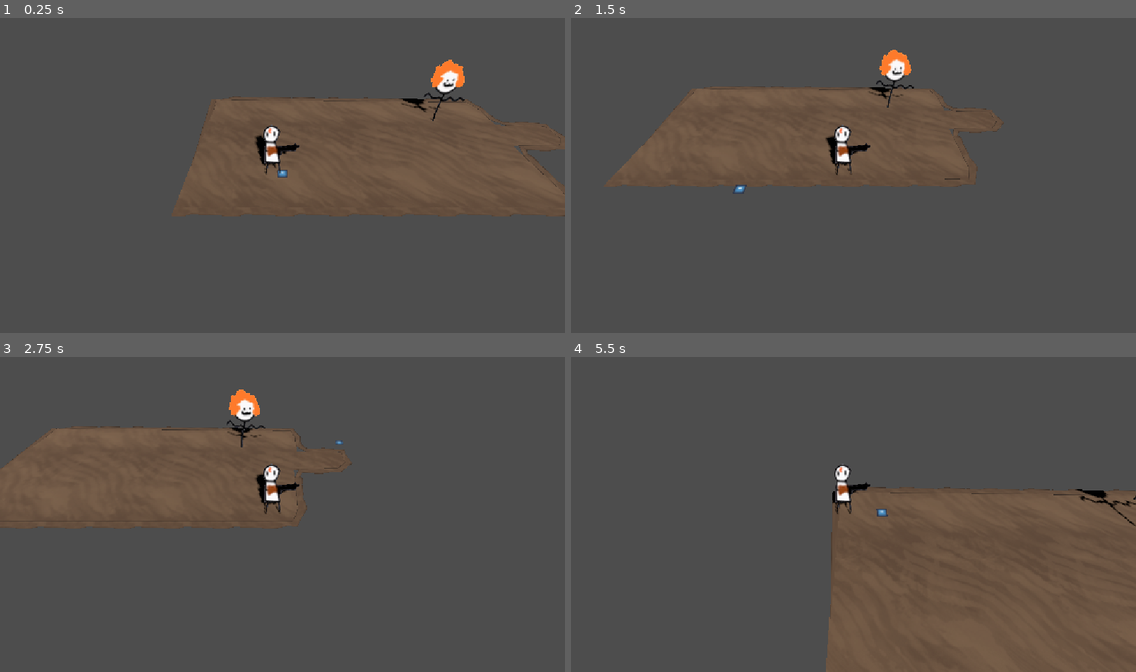
Above: before the commit, frames 1-4 (two rows, left to right).
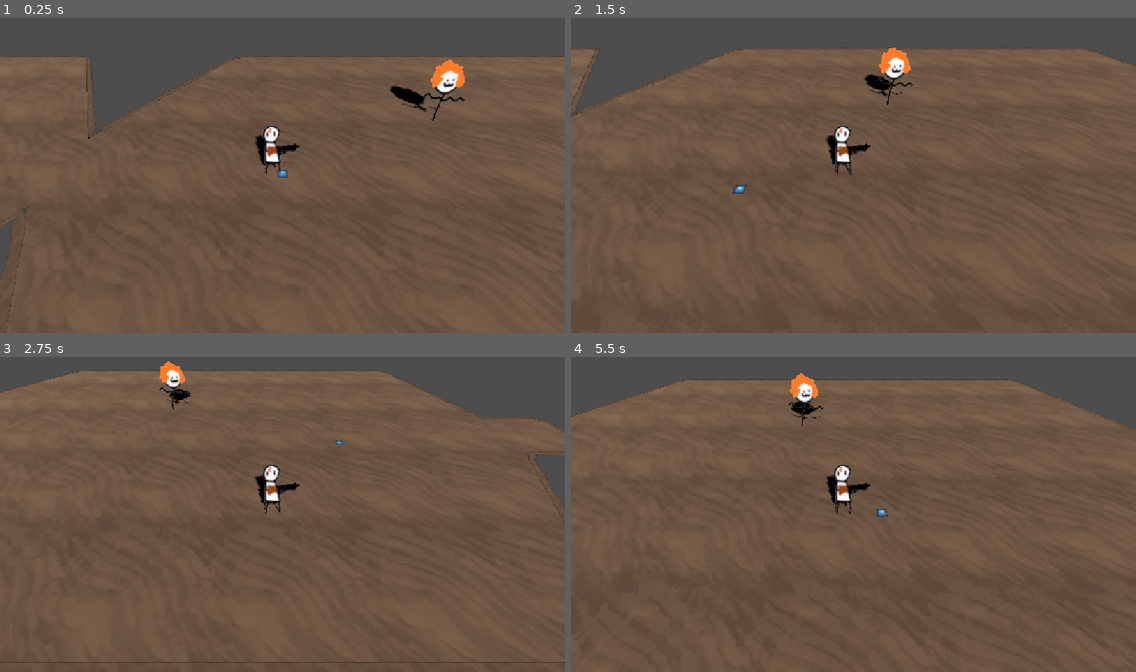
Above: after the commit, the same moments.

Repository: gmuGADIG/DEADSHOT
Game: Godot game, scene res://world/levels/desert_intro/level_desert_intro.tscn
The game is run twice, just before and just after one commit, with the same random seed, the same clock (stepped at 60 frames per second) and the same inputs. This scene is started directly instead of the project's main scene. The engine's default icon, where the game draws it, is replaced by a stand-in: a white triangle on a blue panel in a dark square.
Inputs (mouse positions are in pixels of both pictures, inside the frame that each line leads up to):
- Up to frame 1 (0.25 s): no input
- Up to frame 2 (1.5 s): tap Enter at 0.5 s; move the mouse to (977, 159) at 0.52 s; press the mouse at (977, 159) at 0.53 s; hold D (move_right) 0.53-1.28 s; move the mouse to (740, 191) at 1.27 s; release the mouse at (740, 191) at 1.28 s; hold S (move_down) from 1.28 s (still down); tap E (interact) at 1.35 s
- Up to frame 3 (2.75 s): move the mouse to (339, 442) at 2.02 s; release S (move_down) at 2.03 s; hold D (move_right) from 2.03 s (still down); tap Space (roll) at 2.1 s
- Up to frame 4 (5.5 s): move the mouse to (825, 577) at 2.77 s; release D (move_right) at 2.78 s; hold W (move_up) 2.78-3.53 s; click (825, 577) at 2.85 s; move the mouse to (1023, 561) at 3.52 s; hold E (interact) 3.53-4.28 s; hold A (move_left) 3.53-5.03 s; move the mouse to (684, 464) at 4.27 s; tap Space (roll) at 4.35 s; move the mouse to (881, 514) at 5.02 s; press the mouse at (881, 514) at 5.03 s; hold S (move_down) from 5.03 s (still down)

The runs differ from the first frame. In frame 1, 53% of the frame differs, in the area x 0-100%, y 12-100%; in frame 2, 58%; in frame 3, 65%, in the area x 0-100%, y 1-100%; in frame 4, 50%.

Commit message:
level-tutorial
changed floor layout for beginning scene for tutorial encounters

Diff:
--- a/world/levels/desert_intro/level_desert_intro.tscn
+++ b/world/levels/desert_intro/level_desert_intro.tscn
@@ -7,10 +7,10 @@
 
 [sub_resource type="Curve3D" id="Curve3D_vhe22"]
 _data = {
-"points": PackedVector3Array(0, 0, 0, 0, 0, 0, -6.9366417, 0, -2.4671104, 0, 0, 0, 0, 0, 0, 8.040892, 0, -2.1986964, 0, 0, 0, 0, 0, 0, 8.094572, 0, 0.0023026632, 0, 0, 0, 0, 0, 0, 10.617666, 0, 0.10966875, 0, 0, 0, 0, 0, 0, 10.563986, 0, 1.5591073, 0, 0, 0, 0, 0, 0, 7.8798428, 0, 1.6127902, 0, 0, 0, 0, 0, 0, 8, 0, 5, 0, 0, 0, 0, 0, 0, -7, 0, 5),
-"tilts": PackedFloat32Array(0, 0, 0, 0, 0, 0, 0, 0)
+"points": PackedVector3Array(0, 0, 0, 0, 0, 0, -49.09802, 0, -8.575384, 0, 0, 0, 0, 0, 0, -18.230328, 0, -8.575384, 0, 0, 0, 0, 0, 0, -12.442637, 0, 1.0707693, 0, 0, 0, 0, 0, 0, -6.654945, 0, -8.575384, 0, 0, 0, 0, 0, 0, 22.283516, 0, -8.575384, 0, 0, 0, 0, 0, 0, 26.141977, 0, 1.0707693, 0, 0, 0, 0, 0, 0, 30.000439, 0, 1.0707693, 0, 0, 0, 0, 0, 0, 30.000439, 0, 4.9292307, 0, 0, 0, 0, 0, 0, 26.141977, 0, 4.9292307, 0, 0, 0, 0, 0, 0, 22.283516, 0, 14.575384, 0, 0, 0, 0, 0, 0, -6.654945, 0, 14.575384, 0, 0, 0, 0, 0, 0, -12.442637, 0, 4.9292307, 0, 0, 0, 0, 0, 0, -18.230328, 0, 14.575384, 0, 0, 0, 0, 0, 0, -49.09802, 0, 14.575384),
+"tilts": PackedFloat32Array(0, 0, 0, 0, 0, 0, 0, 0, 0, 0, 0, 0, 0, 0)
 }
-point_count = 8
+point_count = 14
 
 [node name="LevelDesertIntro" instance=ExtResource("1_ctnal")]
 
@@ -19,10 +19,10 @@
 material = ExtResource("2_7h0w7")
 
 [node name="Right" type="Node3D" parent="EntryPoints" index="0"]
-transform = Transform3D(1, 0, 0, 0, 1, 0, 0, 0, 1, 7.9468393, 0, 0.7609792)
+transform = Transform3D(1, 0, 0, 0, 1, 0, 0, 0, 1, 11.99756, 0, 2.9849052)
 
 [node name="Right" parent="TransitionAreas" index="0" instance=ExtResource("3_vhe22")]
-transform = Transform3D(1, 0, 0, 0, 1, 0, 0, 0, 1, 10.06256, 0, 0.8713354)
+transform = Transform3D(1, 0, 0, 0, 1, 0, 0, 0, 1, 14.162662, 0, 3.148212)
 target_scene = "uid://blppqsxslhh07"
 target_entry_point = "Left"
 
